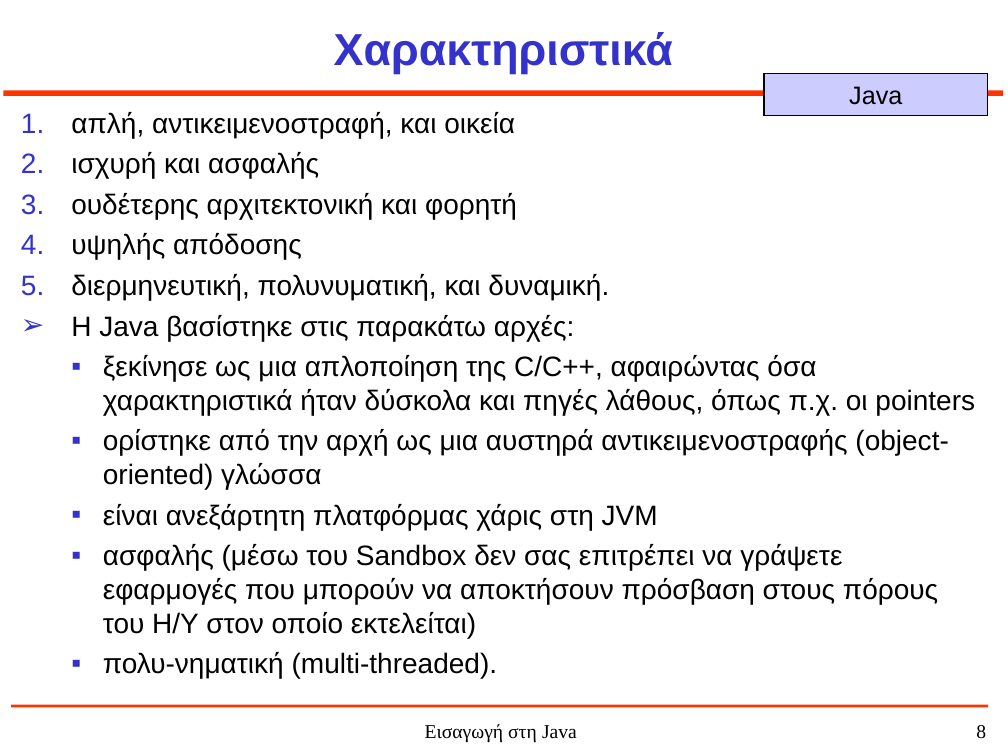
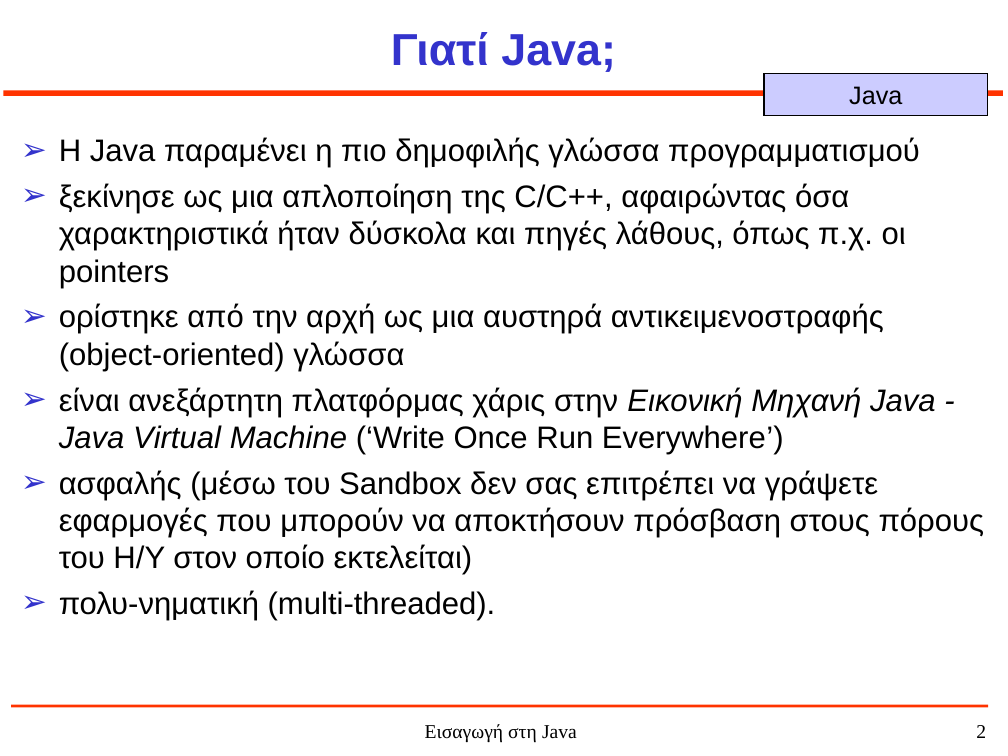
Before and after one commit to jkost/jkost.github.io, a slide deck: slide 2 of Java/slides/1-JavaHistory.ppt (slide 8 before the commit). Drawn at 1008x756 pixels with LibreOffice and Linux fonts; fonts in the diff are those of the drawing. Boxes give left, top, right and bottom in pixels: in the first picture for what was removed or moved away, otherwise in the second. Text is boxed around its words. In the diff, an @@ line names an element or a change of style, - is before the commit and + after.

```diff
--- a/Java/slides/1-JavaHistory.ppt
+++ b/Java/slides/1-JavaHistory.ppt
@@ title at box(391, 32, 616, 72): text changed @@
-Χαρακτηριστικά
+Γιατί Java;
@@ text "Η Java παραμένει η πιο ...": place and size @@
-text "Η Java παραμένει η πιο ..." at box(71, 112, 975, 678)
+text "Η Java παραμένει η πιο ..." at box(59, 137, 985, 620)
@@ text at box(59, 137, 920, 168): text changed; size 20 to 22.2 pt @@
-1. απλή, αντικειμενοστραφή, και οικεία
-2. ισχυρή και ασφαλής
-3. ουδέτερης αρχιτεκτονική και φορητή
-4. υψηλής απόδοσης
-5. διερμηνευτική, πολυνυματική, και δυναμική.
-➢ Η Java βασίστηκε στις παρακάτω αρχές:
+➢ Η Java παραμένει η πιο δημοφιλής γλώσσα προγραμματισμού
@@ text at box(59, 183, 985, 620): size 20 to 22.2 pt in "ξεκίνησε ως μια απλοποίηση της C/C++, αφαιρώντας ...", "ορίστηκε από την αρχή ως μια αυστηρά ...", "ασφαλής (μέσω του Sandbox δεν σας επιτρέπει ...", "πολυ-νηματική (multi-threaded)."; bullet ▪ to ➢; list level 2 to 1 in "ξεκίνησε ως μια απλοποίηση της ..."; list level 2 to 1 in "ορίστηκε από την αρχή ως ..."; list level 2 to 1 in "ασφαλής (μέσω του Sandbox δεν ..."; list level 2 to 1 in "πολυ-νηματική (multi-threaded)." @@
@@ text at box(59, 387, 936, 454): text changed; size 20 to 22.2 pt @@
-  ▪ είναι ανεξάρτητη πλατφόρμας χάρις στη JVM
+➢ είναι ανεξάρτητη πλατφόρμας χάρις στην Εικονική Μηχανή Java - Java Virtual Machine (‘Write Once Run Everywhere’)
@@ page number at box(976, 725, 986, 738): text changed @@
-8
+2
```
Also in this commit, not shown: 3 other slides changed, 4 slides added, 3 other files.
